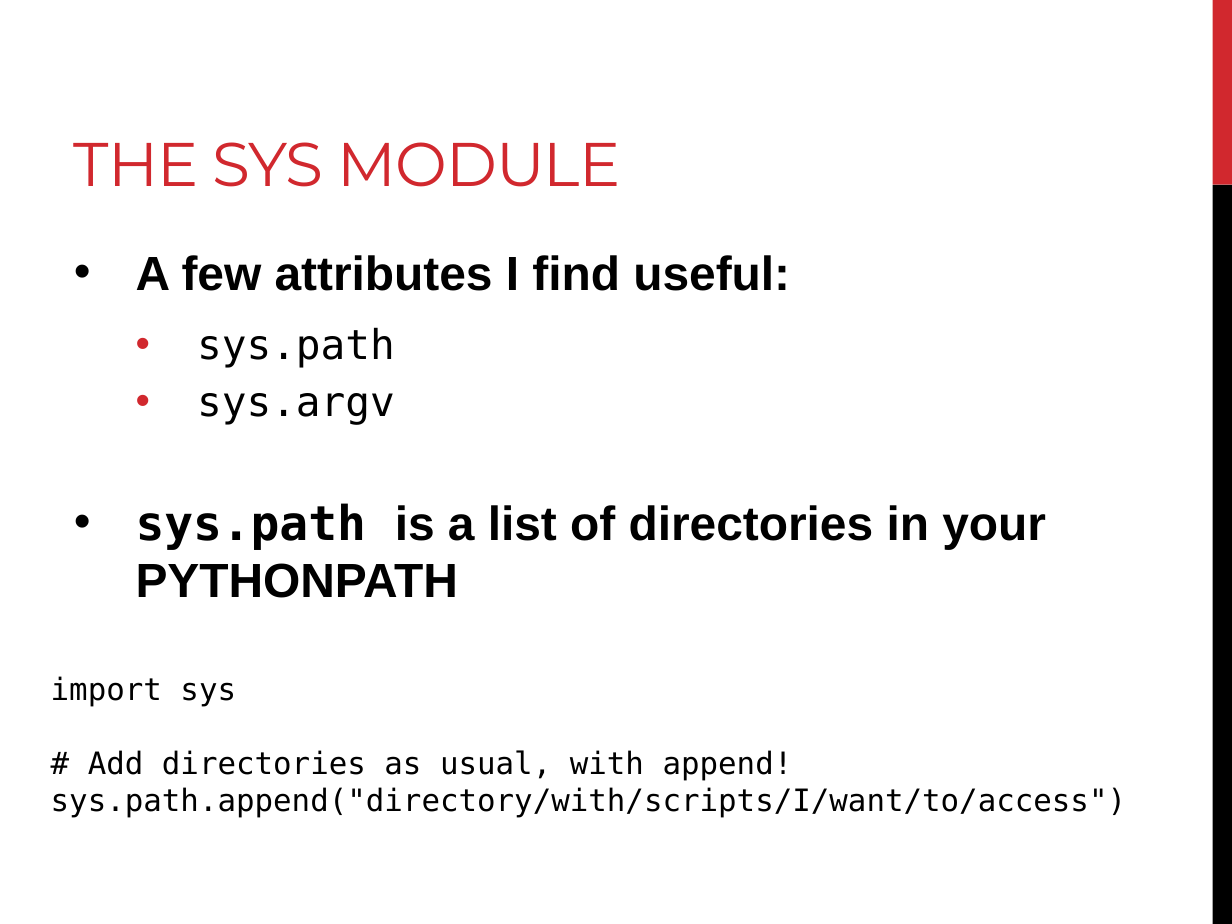
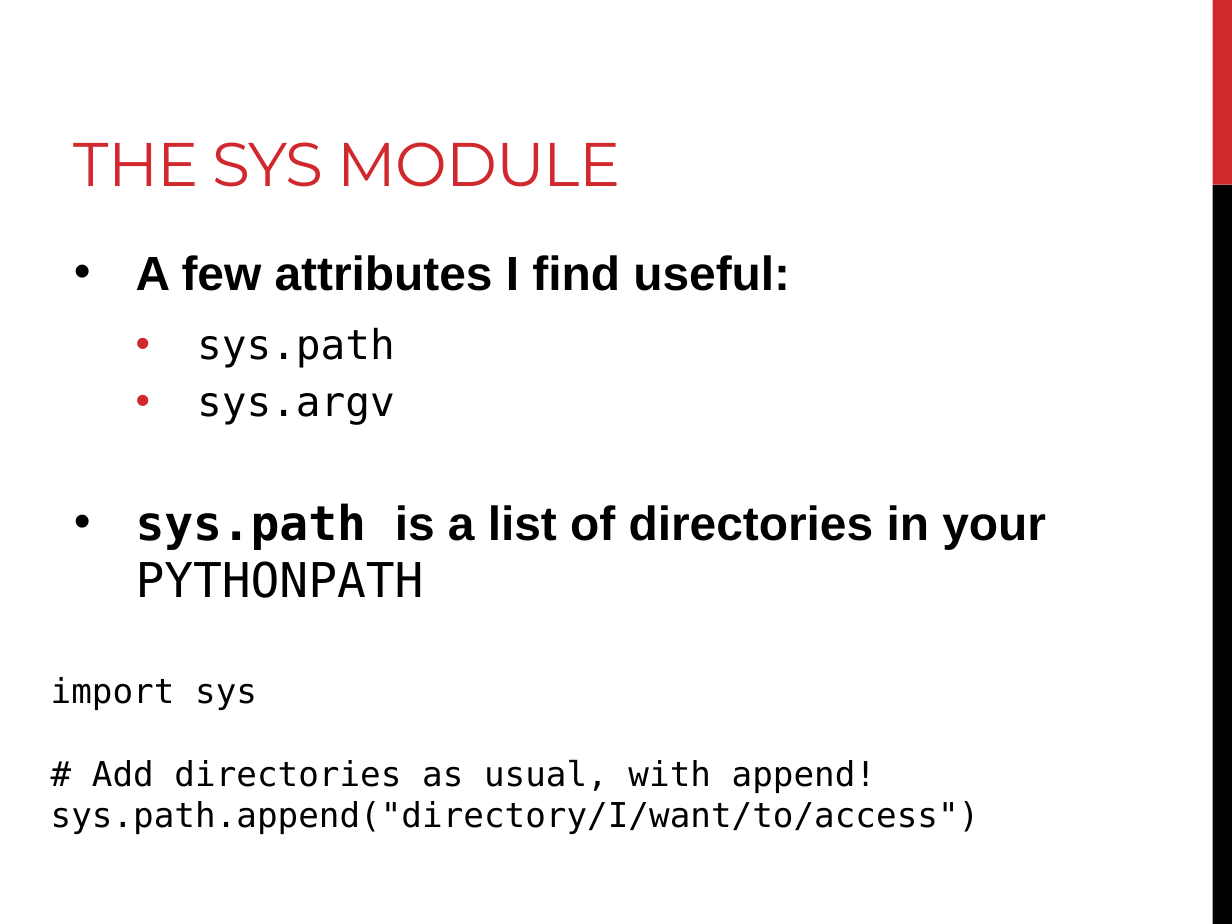
Before and after one commit to BjornFJohansson/ccbb_bigdata2015_python, a slide deck: slide 10 of slides/day4_slides.pptx. Drawn at 1232x924 pixels with LibreOffice and Linux fonts; fonts in the diff are those of the drawing. Boxes give left, top, right and bottom in pixels: in the first picture for what was removed or moved away, otherwise in the second. Text is boxed around its words. In the diff, an @@ line names an element or a change of style, - is before the commit and + after.

```diff
--- a/slides/day4_slides.pptx
+++ b/slides/day4_slides.pptx
@@ text at (136, 503, 1046, 598): font Arial to DejaVu Sans Mono, bold off in "PYTHONPATH" @@
@@ text at (51, 677, 876, 793): size 18 to 20 pt in "import sys", "# Add directories as usual, with append!" @@
@@ text at (51, 801, 980, 834): text changed; size 18 to 20 pt @@
-sys.path.append("directory/with/scripts/I/want/to/access")
+sys.path.append("directory/I/want/to/access")
```
Also in this commit, not shown: 18 other slides changed, 10 slides added, 5 slides removed, 3 other files.
